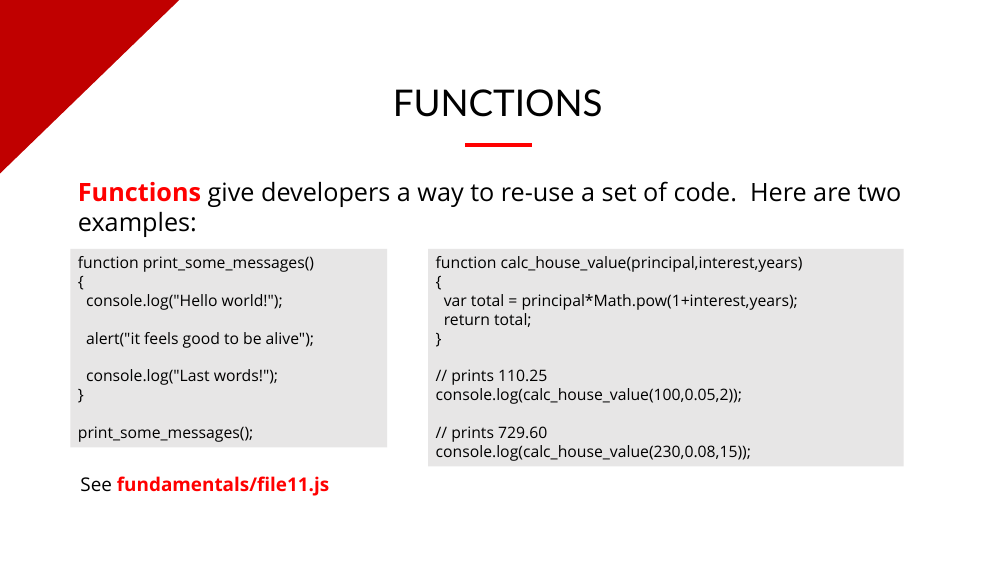
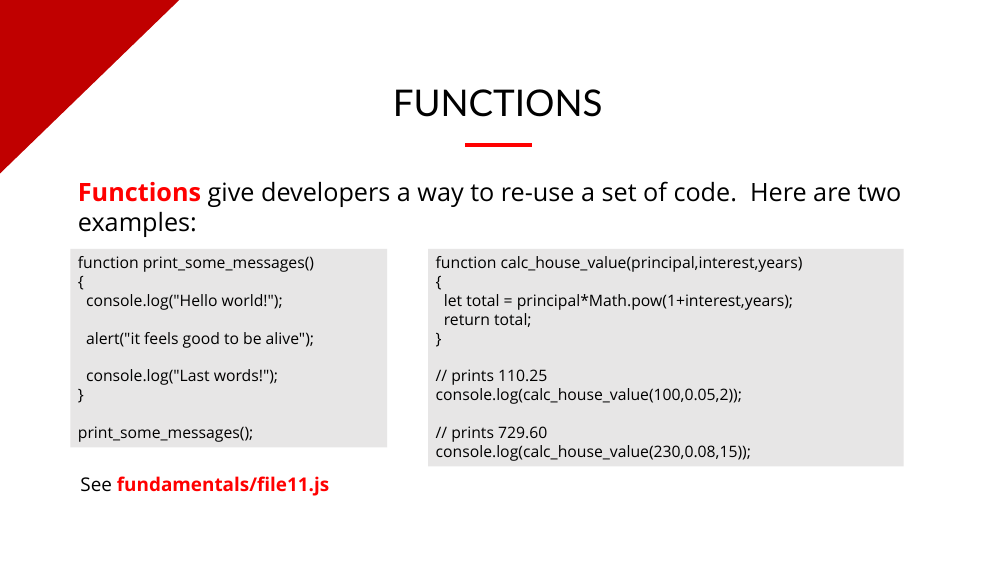
Before and after one commit to evermight/fullstack-training, a slide deck: slide 12 of crash-course/20230624-shell-js-python-php/fundamentals-of-coding.pptx. Drawn at 1008x567 pixels with LibreOffice and Linux fonts; fonts in the diff are those of the drawing; background and template pictures are left out. Boxes give left, top, right and bottom in pixels: in the first picture for what was removed or moved away, otherwise in the second. Text is boxed around its words. In the diff, an @@ line names an element or a change of style, - is before the commit and + after.

```diff
--- a/crash-course/20230624-shell-js-python-php/fundamentals-of-coding.pptx
+++ b/crash-course/20230624-shell-js-python-php/fundamentals-of-coding.pptx
@@ text in rectangle at (444,294,793,310): text changed @@
-var total = principal*Math.pow(1+interest,years);
+let total = principal*Math.pow(1+interest,years);
```
Also in this commit, not shown: 3 other slides changed.
